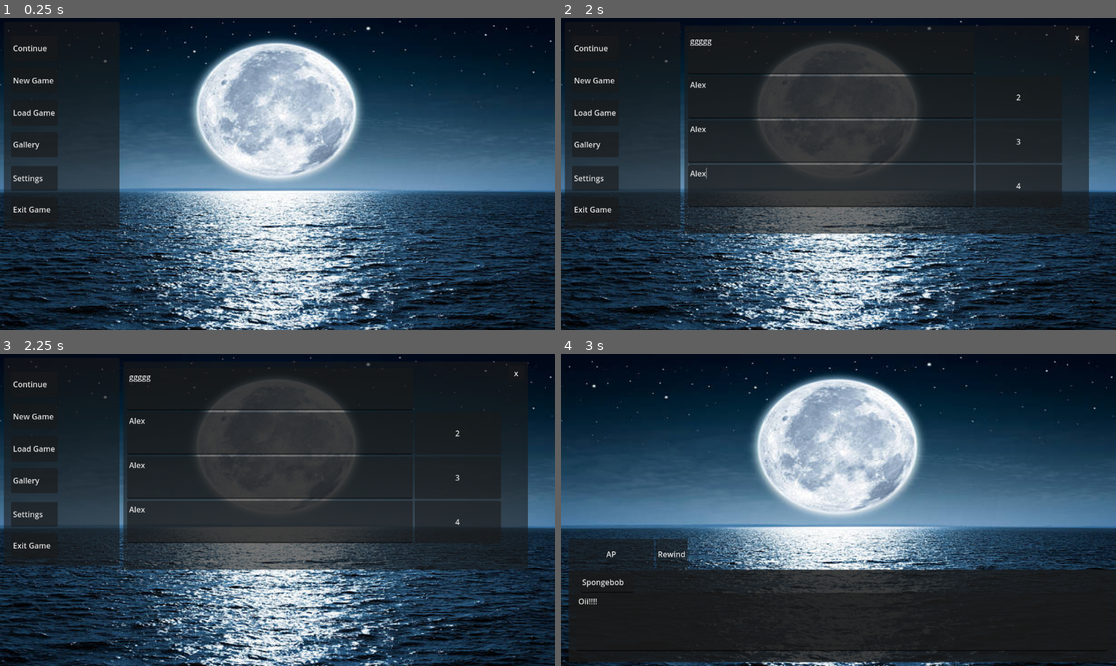
Above: before the commit, frames 1-4 (two rows, left to right).
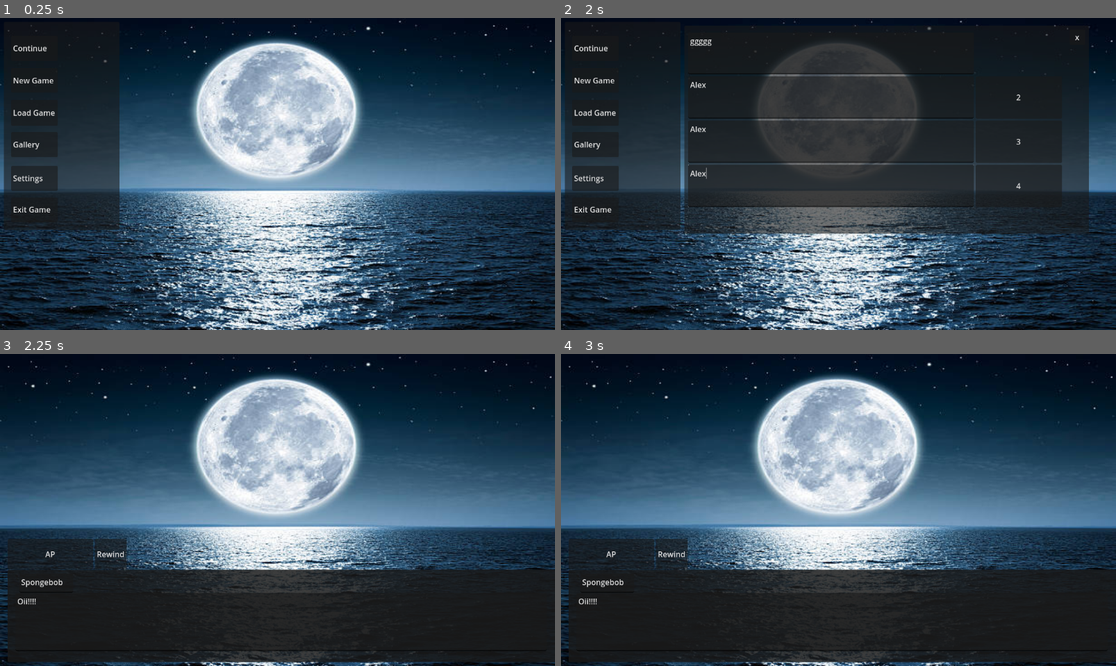
Above: after the commit, the same moments.

Repository: AustinTheWitch/VN_Alias
Game: Godot game, scene res://Scenes/DialogueBox.tscn
Two runs of this game, one before a commit and one after it. Both use one fixed random seed, a clock stepped at 60 frames per second and the inputs below.
Inputs (mouse positions are in pixels of both pictures, inside the frame that each line leads up to):
- Up to frame 1 (0.25 s): no input
- Up to frame 2 (2 s): click "Load Game" at 0.5 s; click (832, 96) at 1.27 s; type "Alex" at 1.35 s; click (832, 142) at 1.5 s; type "Alex" at 1.58 s; click (832, 186) at 1.73 s; type "Alex" at 1.82 s
- Up to frame 3 (2.25 s): click (460, 388) at 2 s
- Up to frame 4 (3 s): click (594, 416) at 2.75 s, where only the run before the commit has a clickable "New Game"

Frames 1-2 are identical in both runs. In frame 3, 68% of the frame differs, in the area x 0-100%, y 2-99%; in frame 4, nothing differs.
Error before the commit: Attempt to call function 'get_var' in base 'null instance' on a null instance. (res://Scripts/SaveLoadMenu.gd:60)

Commit message:
Prep for Json

Diff:
--- /dev/null
+++ b/Scenes/jsonTest.tscn
@@ -0,0 +1,6 @@
+[gd_scene load_steps=2 format=3 uid="uid://7fdp1kn1p8vq"]
+
+[ext_resource type="Script" path="res://Scripts/jsonTest.gd" id="1_guh3c"]
+
+[node name="JsonTest" type="Node"]
+script = ExtResource("1_guh3c")
--- a/Scripts/SaveLoadMenu.gd
+++ b/Scripts/SaveLoadMenu.gd
@@ -7,10 +7,9 @@
 
 var saving = false
 var loading = false
-var savepath = "user://sceneline.save"
 # Timestamp varables-------------------------------
 var savetime = [] # string varable
-
+var teststring = "def"
 # Image varables-----------------------------------
 var saveimage = []
 var imagestring = ["Test"]
@@ -24,9 +23,6 @@
 	savetime = get_tree().get_nodes_in_group("SaveText")
 	saveimage = get_tree().get_nodes_in_group("SaveImage")
 
-	# _FileData func---------------------------------------------------
-	_file1data()
-
 func _process(delta):
 	$Background.visible = saving or loading
 	if saving == true:
@@ -35,18 +31,12 @@
 		saving = false
 
 func _savegame():
-	var file = FileAccess.open(savepath, FileAccess.WRITE)
-	file.store_var(data.SceneKey)
-	file.store_var(data.LineNum)
 	saving = false
 	pausemenu.paused = false
 	mainmenu.main = false
 	mainmenu.play = true
 
 func _loadgame():
-	var file = FileAccess.open(savepath, FileAccess.READ)
-	data.SceneKey = file.get_var()
-	data.LineNum = file.get_var()
 	scene._ambianceselect()
 	scene._musicselect()
 	loading = false
@@ -54,20 +44,8 @@
 	mainmenu.main = false
 	mainmenu.play = true
 
-# File 1
-func _file1data():
-	var file = FileAccess.open("user://file1.save", FileAccess.READ)
-	savekey[0] = file.get_var()
-	imagestring[0] = data.CGscript.values()[savekey[0]]
-	saveimage[0].set_texture_normal(data.BackdropGallery.get(imagestring[0]))
 func _file1():
-	savepath = "user://file1.save"
 	if saving == true:
-		savekey[0] = data.SceneKey
-		imagestring[0] = data.CGscript.values()[savekey[0]]
-		saveimage[0].set_texture_normal(data.BackdropGallery.get(imagestring[0]))
-		var file = FileAccess.open(savepath, FileAccess.READ)
-		file.store_var(savekey[0])
 		_savegame()
 	else: _loadgame()
 
--- /dev/null
+++ b/Scripts/jsonTest.gd
@@ -0,0 +1,23 @@
+extends Node
+
+func _writefunc():
+	var data = {
+		"File1": [1, 2, "Moon", "Date"],
+		"Scene": 4,
+		"Text": "Json!!!!"
+	}
+	var j_string = JSON.stringify(data)
+	print (j_string)
+	var file = FileAccess.open("user://json.save", FileAccess.WRITE)
+	file.store_string(j_string)
+
+func _readfunc():
+	var file = FileAccess.open("user://json.save", FileAccess.READ)
+	var jay_string = file.get_as_text()
+	var jason = JSON.new()
+	var data = JSON.parse_string(jay_string)
+	print(data)
+
+func _ready():
+	#_writefunc()
+	_readfunc()
